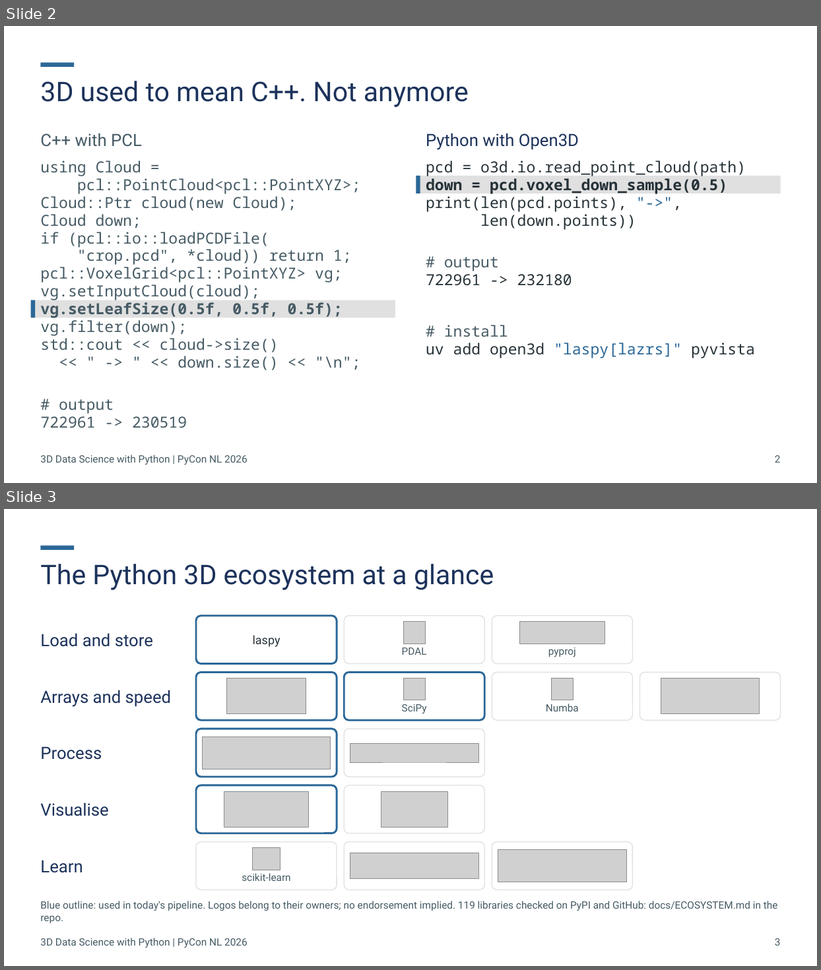
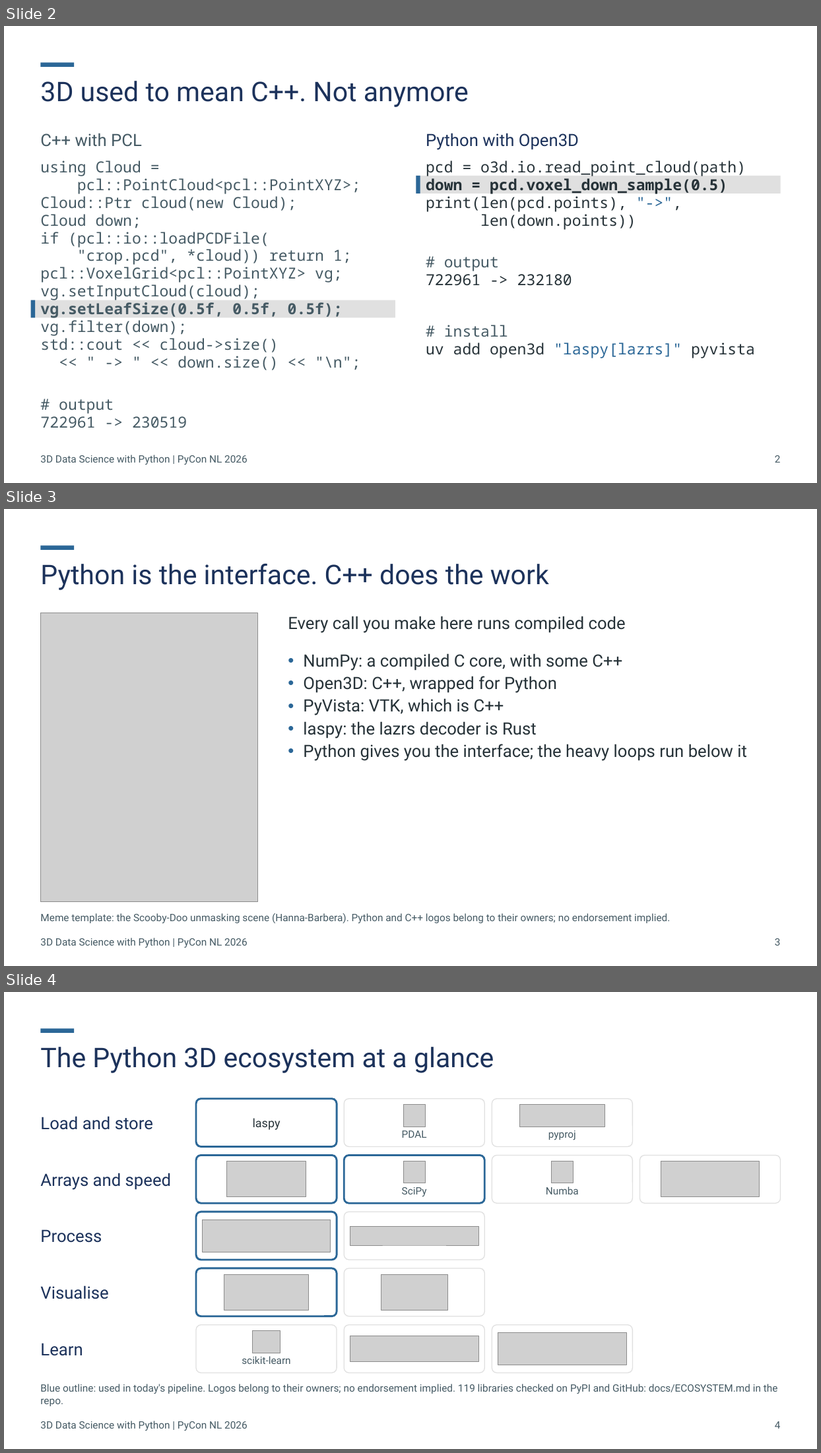
Before and after one commit to Sloppy1999/pycon-nl-2026-3d-data-science, a slide deck: deck/out/20261015_PyCon-NL_3D-Data-Science.pptx. Shown one above the other, each under a label of ours: slides 2 and 3 before the commit, slides 2, 3 and 4 after it. The pictures are 821x970 and 821x1453 pixels, drawn with LibreOffice and Linux fonts; fonts in the diff are those of the drawing; grey boxes stand for pictures. Boxes give left, top, right and bottom in pixels: in the first picture for what was removed or moved away, otherwise in the second. Text is boxed around its words. In the diff, an @@ line names an element or a change of style, - is before the commit and + after.

```diff
--- a/deck/out/20261015_PyCon-NL_3D-Data-Science.pptx
+++ b/deck/out/20261015_PyCon-NL_3D-Data-Science.pptx
@@ slide 3 added at bbox=[4, 509, 817, 966], background #FFFFFF; not listed: 1 template element that a slide beside it also shows @@
@@ title added at bbox=[40, 563, 549, 590], 32 pt, text #1C325B @@
+Python is the interface. C++ does the work
@@ picture added at bbox=[40, 613, 257, 902] @@
@@ text added at bbox=[288, 616, 626, 633], 20 pt, text #263238 @@
+Every call you make here runs compiled code
@@ text added at bbox=[303, 654, 747, 761], 20 pt, text #263238 @@
+• NumPy: a compiled C core, with some C++
+• Open3D: C++, wrapped for Python
+• PyVista: VTK, which is C++
+• laspy: the lazrs decoder is Rust
+• Python gives you the interface; the heavy loops run below it
@@ text added at bbox=[40, 914, 670, 924], 12 pt, text #455A64 @@
+Meme template: the Scooby-Doo unmasking scene (Hanna-Barbera). Python and C++ logos belong to their owners; no endorsement implied.
@@ text added at bbox=[40, 938, 248, 949], 12 pt, text #455A64 @@
+3D Data Science with Python | PyCon NL 2026
@@ page number added at bbox=[775, 939, 781, 946], 12 pt, text #455A64 @@
+3
@@ what was slide 3 is now slide 4 @@
@@ page number at bbox=[775, 1422, 781, 1429]: text changed @@
-3
+4
```
Also in this commit, not shown: 17 slides changed, 1 other slide added, 2 slides removed, 17 other files.
